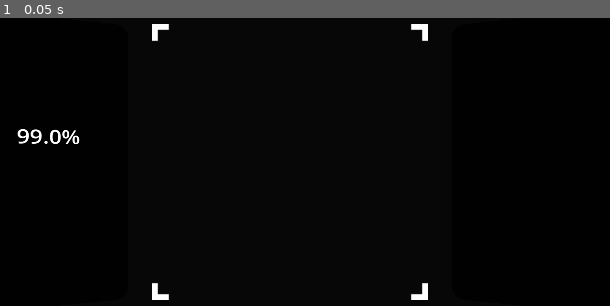
Above: before the commit, frame 1.
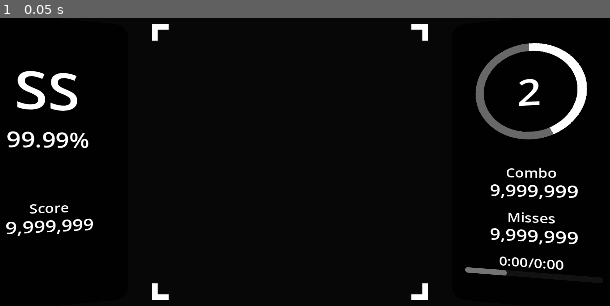
Above: after the commit, the same moment.

Repository: anthony-63/FluxV3
Game: Godot game, scene res://scenes/game.tscn
Two runs of this game, one before a commit and one after it. Both use one fixed random seed, a clock stepped at 60 frames per second and the inputs below. This scene is started directly instead of the project's main scene.
Inputs:
- Up to frame 1 (0.05 s): no input

The runs differ from the first frame. In frame 1, 4.3% of the frame differs, in the area x 0-97%, y 8-90%.

Commit message:
complete hud, score, misses, rank, timer

Diff:
--- a/prefabs/lefthud.tscn
+++ b/prefabs/lefthud.tscn
@@ -8,7 +8,21 @@
 corner_radius_bottom_left = 32
 
 [sub_resource type="LabelSettings" id="LabelSettings_81c0g"]
-font_size = 48
+font_size = 52
+
+[sub_resource type="LabelSettings" id="LabelSettings_2qgth"]
+font_size = 128
+
+[sub_resource type="LabelSettings" id="LabelSettings_mshfl"]
+font_size = 32
+
+[sub_resource type="LabelSettings" id="LabelSettings_kv2ci"]
+font_size = 42
+
+[sub_resource type="LabelSettings" id="LabelSettings_0kbsk"]
+line_spacing = -10.0
+font_size = 32
+font_color = Color(1, 1, 1, 0.627451)
 
 [node name="HUD" type="LeftHUD"]
 custom_minimum_size = Vector2(360, 720)
@@ -31,11 +45,84 @@
 anchor_top = 0.5
 anchor_right = 0.5
 anchor_bottom = 0.5
-offset_left = -67.5
-offset_top = -97.5
-offset_right = 67.5
-offset_bottom = -30.5
+offset_left = -89.5
+offset_top = -92.0
+offset_right = 89.5
+offset_bottom = -20.0
 grow_horizontal = 2
 grow_vertical = 2
-text = "99.0%"
+text = "99.99%"
 label_settings = SubResource("LabelSettings_81c0g")
+horizontal_alignment = 1
+
+[node name="Rank" type="Label" parent="Accuracy"]
+layout_mode = 1
+anchors_preset = 8
+anchor_left = 0.5
+anchor_top = 0.5
+anchor_right = 0.5
+anchor_bottom = 0.5
+offset_left = -73.0
+offset_top = -211.5
+offset_right = 67.0
+offset_bottom = -36.5
+grow_horizontal = 2
+grow_vertical = 2
+text = "SS"
+label_settings = SubResource("LabelSettings_2qgth")
+horizontal_alignment = 1
+vertical_alignment = 1
+
+[node name="Score" type="Label" parent="."]
+layout_mode = 1
+anchors_preset = 8
+anchor_left = 0.5
+anchor_top = 0.5
+anchor_right = 0.5
+anchor_bottom = 0.5
+offset_left = -89.0
+offset_top = 92.0
+offset_right = 90.0
+offset_bottom = 137.0
+grow_horizontal = 2
+grow_vertical = 2
+text = "Score"
+label_settings = SubResource("LabelSettings_mshfl")
+horizontal_alignment = 1
+
+[node name="Count" type="Label" parent="Score"]
+layout_mode = 1
+anchors_preset = 8
+anchor_left = 0.5
+anchor_top = 0.5
+anchor_right = 0.5
+anchor_bottom = 0.5
+offset_left = -91.5
+offset_top = 15.5
+offset_right = 98.5
+offset_bottom = 73.5
+grow_horizontal = 2
+grow_vertical = 2
+text = "9,999,999"
+label_settings = SubResource("LabelSettings_kv2ci")
+horizontal_alignment = 1
+vertical_alignment = 1
+
+[node name="Status" type="Label" parent="."]
+visible = false
+layout_mode = 1
+anchors_preset = 8
+anchor_left = 0.5
+anchor_top = 0.5
+anchor_right = 0.5
+anchor_bottom = 0.5
+offset_left = -164.0
+offset_top = 246.0
+offset_right = 164.0
+offset_bottom = 291.0
+grow_horizontal = 2
+grow_vertical = 2
+text = "Paused"
+label_settings = SubResource("LabelSettings_0kbsk")
+horizontal_alignment = 1
+autowrap_mode = 2
--- a/prefabs/righthud.tscn
+++ b/prefabs/righthud.tscn
@@ -1,14 +1,186 @@
-[gd_scene load_steps=2 format=3 uid="uid://bow41ovi3ktl0"]
+[gd_scene load_steps=10 format=3 uid="uid://bow41ovi3ktl0"]
 
-[sub_resource type="StyleBoxFlat" id="StyleBoxFlat_argoq"]
+[ext_resource type="Texture2D" uid="uid://b6rfj2ln5210b" path="res://assets/skins/Default/scoremultiplierback.png" id="1_v6c7o"]
+[ext_resource type="Texture2D" uid="uid://dwo3cslu70p3p" path="res://assets/skins/Default/scoremultiplierfront.png" id="2_7ubp1"]
+
+[sub_resource type="Theme" id="Theme_1o711"]
+Panel/styles/panel = null
+
+[sub_resource type="StyleBoxFlat" id="StyleBoxFlat_amkt8"]
 bg_color = Color(0, 0, 0, 0.898039)
 corner_radius_top_left = 32
 corner_radius_top_right = 32
 corner_radius_bottom_right = 32
 corner_radius_bottom_left = 32
 
-[node name="HUD" type="Panel"]
+[sub_resource type="LabelSettings" id="LabelSettings_1mck5"]
+font_size = 91
+
+[sub_resource type="LabelSettings" id="LabelSettings_57r14"]
+font_size = 32
+
+[sub_resource type="LabelSettings" id="LabelSettings_3kqfl"]
+font_size = 42
+
+[sub_resource type="StyleBoxFlat" id="StyleBoxFlat_xdg6q"]
+bg_color = Color(0.0862745, 0.0862745, 0.0862745, 1)
+corner_radius_top_left = 6
+corner_radius_top_right = 6
+corner_radius_bottom_right = 6
+corner_radius_bottom_left = 6
+
+[sub_resource type="StyleBoxFlat" id="StyleBoxFlat_8c8ed"]
+bg_color = Color(1, 1, 1, 0.403922)
+corner_radius_top_left = 6
+corner_radius_top_right = 6
+corner_radius_bottom_right = 6
+corner_radius_bottom_left = 6
+
+[node name="HUD" type="RightHUD"]
 custom_minimum_size = Vector2(360, 720)
 offset_right = 40.0
 offset_bottom = 40.0
-theme_override_styles/panel = SubResource("StyleBoxFlat_argoq")
+theme = SubResource("Theme_1o711")
+
+[node name="Panel" type="Panel" parent="."]
+layout_mode = 1
+anchors_preset = 15
+anchor_right = 1.0
+anchor_bottom = 1.0
+grow_horizontal = 2
+grow_vertical = 2
+theme_override_styles/panel = SubResource("StyleBoxFlat_amkt8")
+
+[node name="Multiplier" type="TextureProgressBar" parent="."]
+layout_mode = 1
+anchors_preset = 10
+anchor_right = 1.0
+offset_left = 56.0
+offset_top = 64.0
+offset_right = -64.0
+offset_bottom = 304.0
+grow_horizontal = 2
+max_value = 7.0
+value = 3.0
+fill_mode = 4
+nine_patch_stretch = true
+texture_under = ExtResource("1_v6c7o")
+texture_progress = ExtResource("2_7ubp1")
+tint_under = Color(1, 1, 1, 0.431373)
+
+[node name="Count" type="Label" parent="Multiplier"]
+layout_mode = 1
+anchors_preset = 15
+anchor_right = 1.0
+anchor_bottom = 1.0
+grow_horizontal = 2
+grow_vertical = 2
+text = "2"
+label_settings = SubResource("LabelSettings_1mck5")
+horizontal_alignment = 1
+vertical_alignment = 1
+
+[node name="Combo" type="Label" parent="."]
+layout_mode = 1
+anchors_preset = 8
+anchor_left = 0.5
+anchor_top = 0.5
+anchor_right = 0.5
+anchor_bottom = 0.5
+offset_left = -89.0
+offset_top = 4.0
+offset_right = 90.0
+offset_bottom = 49.0
+grow_horizontal = 2
+grow_vertical = 2
+text = "Combo"
+label_settings = SubResource("LabelSettings_57r14")
+horizontal_alignment = 1
+
+[node name="Count" type="Label" parent="Combo"]
+layout_mode = 1
+anchors_preset = 8
+anchor_left = 0.5
+anchor_top = 0.5
+anchor_right = 0.5
+anchor_bottom = 0.5
+offset_left = -91.5
+offset_top = 15.5
+offset_right = 98.5
+offset_bottom = 73.5
+grow_horizontal = 2
+grow_vertical = 2
+text = "9,999,999"
+label_settings = SubResource("LabelSettings_3kqfl")
+horizontal_alignment = 1
+vertical_alignment = 1
+
+[node name="Misses" type="Label" parent="."]
+layout_mode = 1
+anchors_preset = 8
+anchor_left = 0.5
+anchor_top = 0.5
+anchor_right = 0.5
+anchor_bottom = 0.5
+offset_left = -89.0
+offset_top = 116.0
+offset_right = 90.0
+offset_bottom = 161.0
+grow_horizontal = 2
+grow_vertical = 2
+text = "Misses"
+label_settings = SubResource("LabelSettings_57r14")
+horizontal_alignment = 1
+
+[node name="Count" type="Label" parent="Misses"]
+layout_mode = 1
+anchors_preset = 8
+anchor_left = 0.5
+anchor_top = 0.5
+anchor_right = 0.5
+anchor_bottom = 0.5
+offset_left = -91.5
+offset_top = 15.5
+offset_right = 98.5
+offset_bottom = 73.5
+grow_horizontal = 2
+grow_vertical = 2
+text = "9,999,999"
+label_settings = SubResource("LabelSettings_3kqfl")
+horizontal_alignment = 1
+vertical_alignment = 1
+
+[node name="Timer" type="Label" parent="."]
+layout_mode = 1
+anchors_preset = 8
+anchor_left = 0.5
+anchor_top = 0.5
+anchor_right = 0.5
+anchor_bottom = 0.5
+offset_left = -89.0
+offset_top = 228.0
+offset_right = 90.0
+offset_bottom = 273.0
+grow_horizontal = 2
+grow_vertical = 2
+text = "0:00/0:00"
+label_settings = SubResource("LabelSettings_57r14")
+horizontal_alignment = 1
+
+[node name="Count" type="ProgressBar" parent="Timer"]
+layout_mode = 1
+anchors_preset = 8
+anchor_left = 0.5
+anchor_top = 0.5
+anchor_right = 0.5
+anchor_bottom = 0.5
+offset_left = -148.5
+offset_top = 23.5
+offset_right = 147.5
+offset_bottom = 37.5
+grow_horizontal = 2
+grow_vertical = 2
+theme_override_styles/background = SubResource("StyleBoxFlat_xdg6q")
+theme_override_styles/fill = SubResource("StyleBoxFlat_8c8ed")
+value = 32.0
+show_percentage = false
--- a/scenes/game.tscn
+++ b/scenes/game.tscn
@@ -103,7 +103,6 @@
 size = Vector2i(512, 20)
 
 [node name="Health" parent="HUD/HealthViewport" instance=ExtResource("5_eivlr")]
-max_value = 10.0
 value = 3.0
 
 [node name="NoteManager" type="NoteManager" parent="."]
Not shown: 1 places in prefabs/lefthud.tscn that only renumber resources
Not shown, changed: rust/src/content/maploader.rs
Not shown, changed: rust/src/content/maps/sspm.rs
Not shown, changed: rust/src/game/debug.rs
Not shown, changed: rust/src/game/hud/left.rs
Not shown, changed: rust/src/game/hud/mod.rs
Not shown, added: rust/src/game/hud/right.rs
Not shown, changed: rust/src/game/managers/hud_manager.rs
Not shown, changed: rust/src/game/managers/note_manager.rs
Not shown, changed: rust/src/game/managers/sync_manager.rs
Not shown, changed: rust/src/game/score.rs
Not shown, changed: rust/src/menu/viewports.rs
